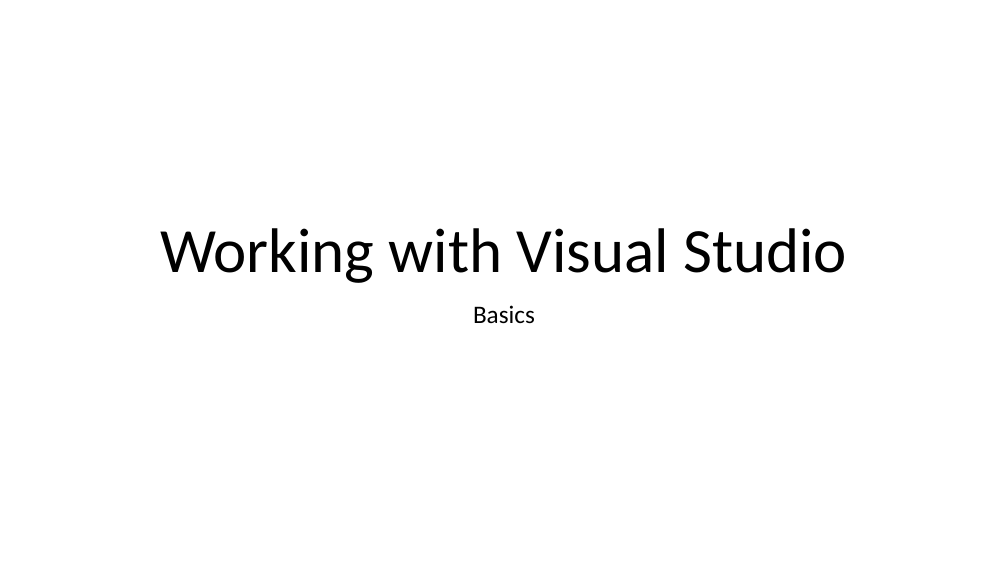
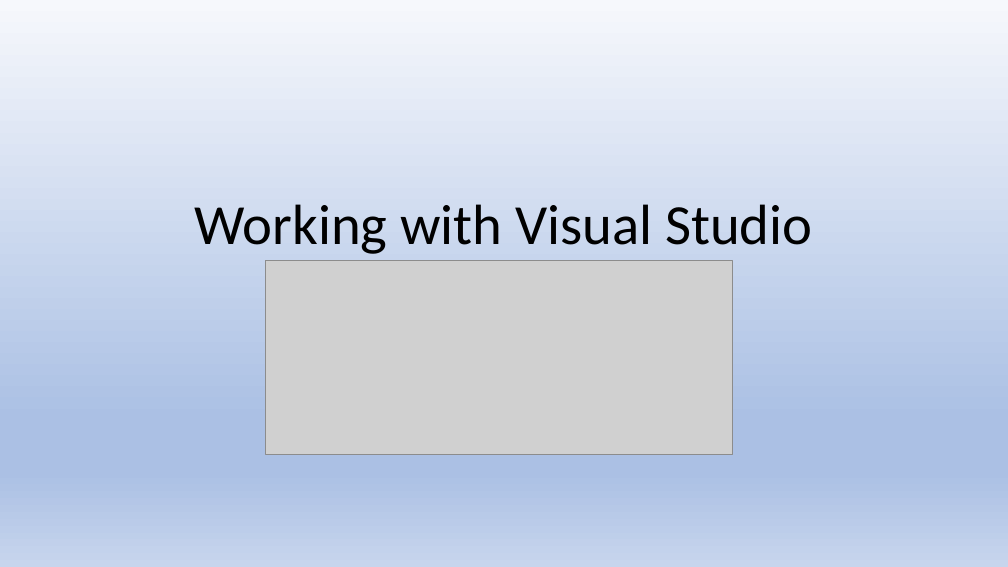
Before and after one commit to karenpayneoregon/VisualStudioEducation, a slide deck: slide 1 of PowerPoint/Working with Visual Studio.pptx. Drawn at 1008x567 pixels with LibreOffice and Linux fonts; fonts in the diff are those of the drawing; grey boxes stand for pictures. Boxes give left, top, right and bottom in pixels: in the first picture for what was removed or moved away, otherwise in the second. Text is boxed around its words. In the diff, an @@ line names an element or a change of style, - is before the commit and + after.

```diff
--- a/PowerPoint/Working with Visual Studio.pptx
+++ b/PowerPoint/Working with Visual Studio.pptx
@@ background #FFFFFF to gradient #F6F8FC to #ABC0E4 to #C7D5ED @@
@@ title "Working with Visual Studio": place and size @@
-title "Working with Visual Studio" at <box>160,228,847,283</box>
+title "Working with Visual Studio" at <box>195,204,812,254</box>
@@ title "Working with Visual Studio" at <box>195,204,812,254</box>: size 60 to 54 pt @@
@@ picture added at <box>265,261,733,454</box> @@
@@ subtitle removed at <box>473,305,535,324</box> @@
-Basics
```
Also in this commit, not shown: 2 other slides changed, 30 other files.
